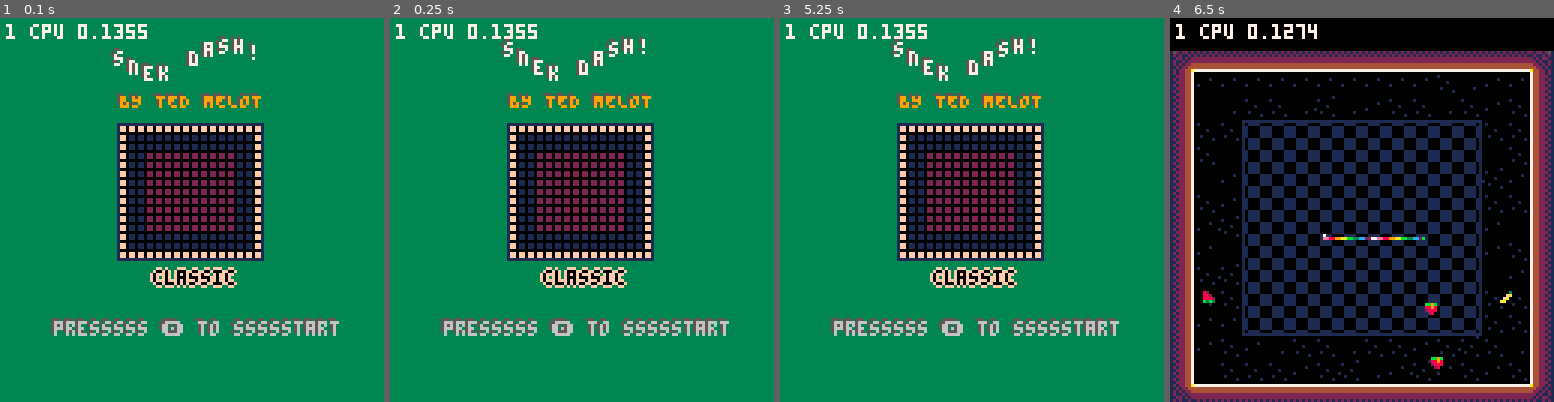
Above: before the commit, frames 1-4 (left to right).
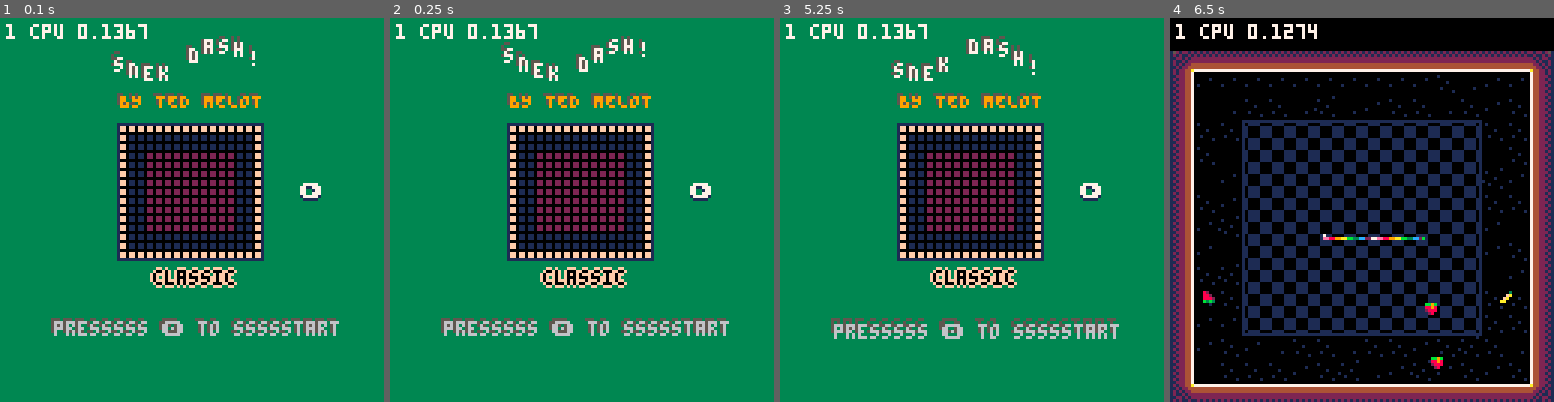
Above: after the commit, the same moments.

Repository: tmelot2/pico-8
Game: PICO-8 cartridge snek-dash.p8
The game is run twice, just before and just after one commit, with the same random seed, the same clock (stepped at 60 frames per second) and the same inputs.
Inputs:
- Up to frame 1 (0.1 s): no input
- Up to frame 2 (0.25 s): no input
- Up to frame 3 (5.25 s): tap X (X key) at 0.33, 1.07, 1.85, 2.97, 4.08, 5.2 s; tap O (Z key) at 0.7, 1.7, 2.1, 2.5, 2.9, 3.3, 3.7, 4.1, 4.5, 4.9 s; hold Right 1.6-2.1 s; hold Up 2.15-2.42 s; hold Right 2.47-3.03 s; hold Left 3.08-3.58 s; hold Down 3.63-3.97 s; hold Right 4.02-4.68 s; hold Up 4.73-5.03 s; hold Left from 5.08 s (still down)
- Up to frame 4 (6.5 s): tap O (Z key) at 5.3, 5.7, 6.1 s; release Left at 5.68 s; hold Down 5.73-6.03 s; hold Right from 6.08 s (still down); tap X (X key) at 6.32 s

The runs differ from the first frame. In frame 1, 0.7% of the frame differs, in the area x 28-84%, y 1-48%; in frame 2, 0.9%; in frame 3, 3.2%, in the area x 14-89%, y 1-84%; in frame 4, nothing differs.

Commit message:
Simplify arrow logic

Diff:
--- a/snek-dash.p8
+++ b/snek-dash.p8
@@ -2,6 +2,8 @@
 version 41
 __lua__
 -- Snek Dash
+-- lrud zx
+-- ⬅️➡️⬆️⬇️🅾️❎
 
 -- map dimension: 16x15
 
@@ -132,6 +134,7 @@
 
 -- atitle
 function titleinit()
+	timer=80
 	if (play_music) music(3)
 	-- curLevel=1
 end
@@ -171,9 +174,24 @@
 
   sx,sy=40,36
   draw_tiny_map(curLevel,sx,sy)
-  -- for i=0,2 do
--- 	  draw_tiny_map((i+1),sx+i*60,sy)
-  -- end
+
+  -- animated arrow buttons
+  shadow=true
+  show_left=curLevel>1
+  show_right=curLevel<#levels
+  yy=0
+  if timer%100<7 then
+	  yy=1
+	  shadow=false
+  end
+  if show_left then
+  	  if (shadow) print('⬅️',20,55+yy+1,1)
+	  print('⬅️',20,55+yy,7)
+  end
+  if show_right then
+  	if (shadow) print('➡️',100,55+yy+1,1)
+    print('➡️',100,55+yy,7)
+  end
 end
 
 function draw_tiny_map(num,atx,aty)
